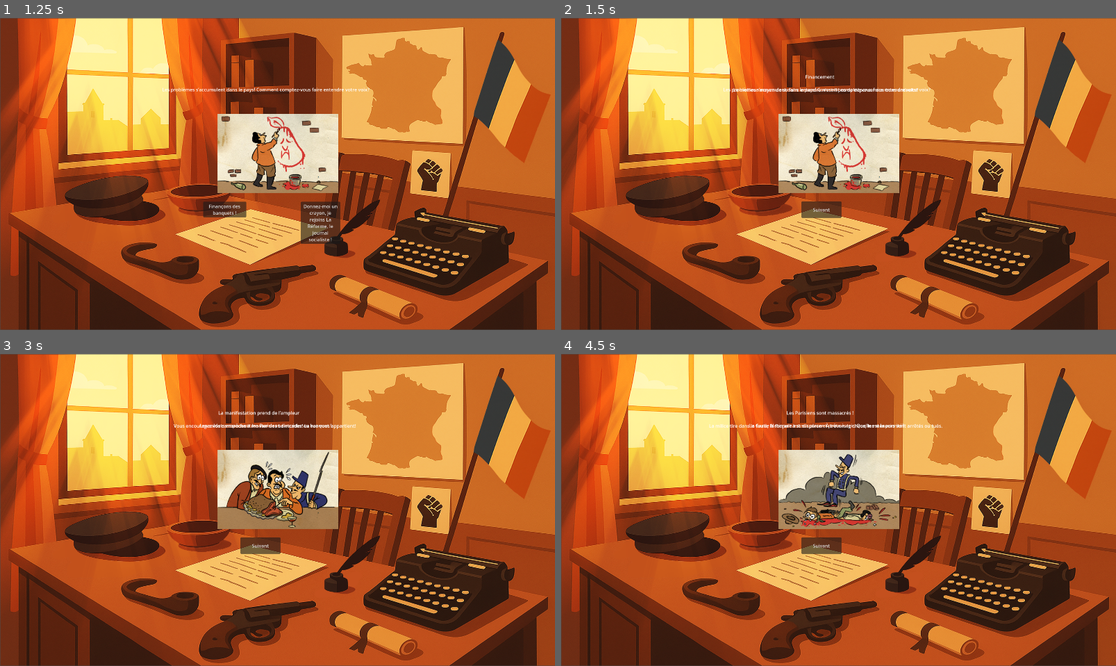
Above: before the commit, frames 1-4 (two rows, left to right).
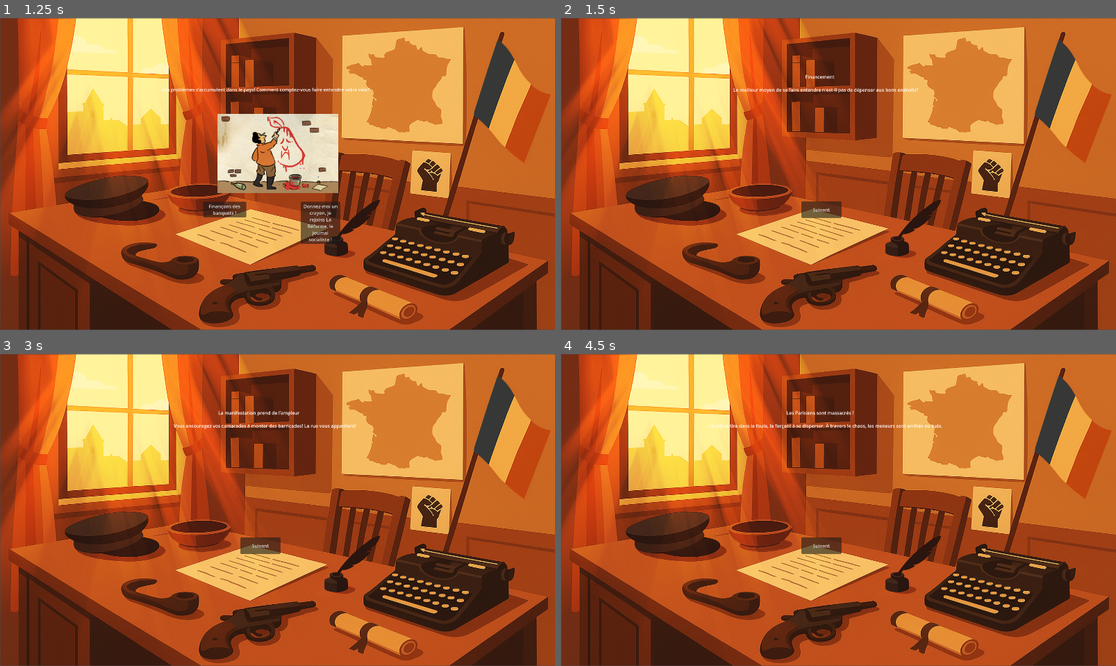
Above: after the commit, the same moments.

Repository: egoia/GameJam---Les-rendez-vous-de-l-histoire
Game: Godot game, scene res://Scenes/start_menu.tscn
The game is run twice, just before and just after one commit, with the same random seed, the same clock (stepped at 60 frames per second) and the same inputs. The engine's default icon, where the game draws it, is replaced by a stand-in: a white triangle on a blue panel in a dark square.
Inputs (mouse positions are in pixels of both pictures, inside the frame that each line leads up to):
- Up to frame 1 (1.25 s): click (283, 130) at 0.5 s
- Up to frame 2 (1.5 s): click "Finançons des banquets !" at 1.25 s
- Up to frame 3 (3 s): click "Suivant" at 2 s; click "La foule est en colère, et mo…" at 2.75 s
- Up to frame 4 (4.5 s): click "Suivant" at 3.5 s; click "Protégez la foule, le joug du…" at 4.25 s

Frame 1 is identical in both runs. In frame 2, 5.6% of the frame differs, in the area x 29-67%, y 22-57%; in frame 3, 5.4%; in frame 4, 5.7%, in the area x 33-62%, y 22-57%.

Commit message:
patch tree and ui

Diff:
--- a/Resources/Arbre Pierre/EVENT Pierre/EVENT_E1_EntreeAuGouv.tres
+++ b/Resources/Arbre Pierre/EVENT Pierre/EVENT_E1_EntreeAuGouv.tres
@@ -1,11 +1,13 @@
-[gd_resource type="Resource" script_class="Evenement" load_steps=3 format=3 uid="uid://bovhdwa6pwuqy"]
+[gd_resource type="Resource" script_class="Evenement" load_steps=4 format=3 uid="uid://bovhdwa6pwuqy"]
 
 [ext_resource type="Resource" uid="uid://doyk5avpnhxeg" path="res://Resources/Arbre Pierre/Charte Gouv/CHX_Expression1.tres" id="1_6l5he"]
+[ext_resource type="Texture2D" uid="uid://c8vihy1atfpjw" path="res://Art/Décor gouvernement2.png" id="1_yu6kp"]
 [ext_resource type="Script" uid="uid://drfymq27kucy2" path="res://Script/StoryTree/Evenement.gd" id="2_yu6kp"]
 
 [resource]
 script = ExtResource("2_yu6kp")
 enonce = "Maintenant que vous faites partie du gouvernement, il est temps de proposer des réformes. À vous de voir si vous allez apporter du changement !"
+decors = ExtResource("1_yu6kp")
 titre = "Les honnêtes gens entrent au gouvernement provisoire !"
 next = ExtResource("1_6l5he")
 metadata/_custom_type_script = "uid://drfymq27kucy2"
--- a/Resources/Arbre Pierre/EVENT Pierre/EVENT_E2_RefusGouv.tres
+++ b/Resources/Arbre Pierre/EVENT Pierre/EVENT_E2_RefusGouv.tres
@@ -1,5 +1,6 @@
-[gd_resource type="Resource" script_class="Evenement" load_steps=4 format=3 uid="uid://cdbw1mhx30y6e"]
+[gd_resource type="Resource" script_class="Evenement" load_steps=5 format=3 uid="uid://cdbw1mhx30y6e"]
 
+[ext_resource type="Texture2D" uid="uid://byiopb8s2sc06" path="res://Art/Décor rue3.png" id="1_5vigk"]
 [ext_resource type="Resource" uid="uid://8peavwt1a21u" path="res://Resources/Arbre Pierre/CHOIX Pierre/CHX_G.tres" id="1_nnr32"]
 [ext_resource type="AudioStream" uid="uid://b5a702ygjt6sb" path="res://Audio/ogg/MUS_Jeu_Revolution_Looped.ogg" id="1_xy31l"]
 [ext_resource type="Script" uid="uid://drfymq27kucy2" path="res://Script/StoryTree/Evenement.gd" id="2_xy31l"]
@@ -7,6 +8,7 @@
 [resource]
 script = ExtResource("2_xy31l")
 enonce = "Vous décidez avec vos camarades de ne pas vous mêler à la République bourgeoise. Seule la rue peut défendre les intérêts du peuple. Vous attendez le programme du gouvernement pour voir comment organiser la lutte."
+decors = ExtResource("1_5vigk")
 titre = "Le peuple n’est pas réellement représenté au gouvernement provisoire"
 musique = ExtResource("1_xy31l")
 next = ExtResource("1_nnr32")
--- a/Resources/Arbre Pierre/EVENT_D2_Republique.tres
+++ b/Resources/Arbre Pierre/EVENT_D2_Republique.tres
@@ -1,13 +1,11 @@
-[gd_resource type="Resource" script_class="Evenement" load_steps=4 format=3 uid="uid://4bpw2myttbbt"]
+[gd_resource type="Resource" script_class="Evenement" load_steps=3 format=3 uid="uid://4bpw2myttbbt"]
 
-[ext_resource type="Texture2D" uid="uid://3jb77844ivd7" path="res://Art/Event_4_2èmeRep.png" id="1_a841d"]
 [ext_resource type="Resource" uid="uid://ppl05v02jwfp" path="res://Resources/Arbre Pierre/CHOIX Pierre/CHX_E.tres" id="1_xv1r1"]
 [ext_resource type="Script" uid="uid://drfymq27kucy2" path="res://Script/StoryTree/Evenement.gd" id="2_a841d"]
 
 [resource]
 script = ExtResource("2_a841d")
 enonce = "a 2e République ! Un gouvernement provisoire se forme en attendant l’élection d’une assemblée constituante et crée les ateliers nationaux."
-decors = ExtResource("1_a841d")
 titre = "La 2e République est proclamée !"
 next = ExtResource("1_xv1r1")
 metadata/_custom_type_script = "uid://drfymq27kucy2"
--- a/Scenes/dj.tscn
+++ b/Scenes/dj.tscn
@@ -5,8 +5,8 @@
 [node name="DJ" type="Node2D"]
 script = ExtResource("1_jc6r7")
 fading_value = 60
-volume = -20
-start_volume = -80
+volume = -10
+start_volume = -65
 
 [node name="AudioStreamPlayer" type="AudioStreamPlayer" parent="."]
 
--- a/Script/ChoixNode.gd
+++ b/Script/ChoixNode.gd
@@ -5,6 +5,16 @@
 
 @onready var _2Bts: Node = $"2Buttons"
 @onready var _3Bts: Node = $"3Buttons"
+
+func hide() :
+	_2Bts.Hide()
+	_3Bts.Hide()
+	ilustration.visible = false
+	enonce.visible = false
+
+func show():
+	ilustration.visible = true
+	enonce.visible = true
 
 
 func _ready() -> void:
@@ -36,6 +46,3 @@
 func fillButton(customBtNode, possibility ):
 	customBtNode.choice = possibility
 	customBtNode.setUp()
-
-
-	pass
--- a/Script/GameManager.gd
+++ b/Script/GameManager.gd
@@ -35,6 +35,7 @@
 	pass
 
 func select_choice(choicePossibility : ChoicePossibility):
+	choixNode.hide()
 	match choicePossibility.jauge:
 		Jauge.REPRESSION :
 			repression_value+= choicePossibility.value
@@ -93,6 +94,7 @@
 		choixNode.setUp3Bts(choix)
 	else:
 		choixNode.setUp2Bts(choix)
+	choixNode.show()
 
 func load_end_UI(end : Fin):
 	if end.musique !=null :
